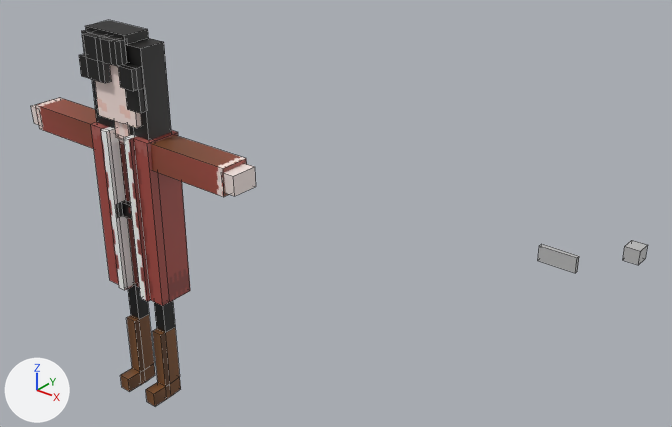
The FBX model Assets/Models/girl5.fbx, before and after one commit.
Rendered twice from a 50 mm camera at (0.1623, -0.1302, 0.0964) aimed at (0.0493, 0.0111, 0.0088). The lights are fixed; the arrows at lower left show +X, +Y and +Z. Mesh edges are drawn as thin lines. Where no turn or scale is listed for an object, it has been applied to the vertices.

Script lines for the objects in view, before the commit:
```python
ob_pcube12 = bpy.data.objects.new('pCube12', me_mesh_003)
ob_pcube12.parent = ob_group3
ob_pcube12.location = (2.981, 1.512, 0.0682)
ob_pcube12.rotation_euler = (0.0, 0.0, -3.142)  # degrees (0, 0, -180)
ob_pcube12.scale = (1.15, 0.929, 0.727)
ob_pcube14 = bpy.data.objects.new('pCube14', me_mesh_001)
ob_pcube14.location = (0.1081, -0.0055, 0.0249)
ob_pcube15 = bpy.data.objects.new('pCube15', me_mesh_002)
ob_pcube15.location = (0.1199, -0.0047, 0.0296)
ob_pcube17 = bpy.data.objects.new('pCube17', me_mesh_005)
ob_pcube17.parent = ob_group3
ob_pcube17.location = (-3.259, 1.765, 0.0682)
ob_pcube17.scale = (1.15, 0.929, 0.727)
ob_pcube3 = bpy.data.objects.new('pCube3', me_mesh_010)
ob_pcube3.location = (-0.0027, -0.0031, 0.0299)
ob_pcube4 = bpy.data.objects.new('pCube4', me_mesh_011)
ob_pcube4.location = (-0.0017, -0.0003, 0.0311)
ob_pcube5 = bpy.data.objects.new('pCube5', me_mesh_004)
ob_pcube5.location = (-0.0013, -0.0004, -0.0011)
ob_pcube7 = bpy.data.objects.new('pCube7', me_mesh_009)
ob_pcube7.location = (-0.005, -0.0017, -0.0361)
# also in view: 'pCube16' at (0.0048, -0.0044, -0.0361); 'pCube13' at (0.0323, -0.0008, 0.0163)
```
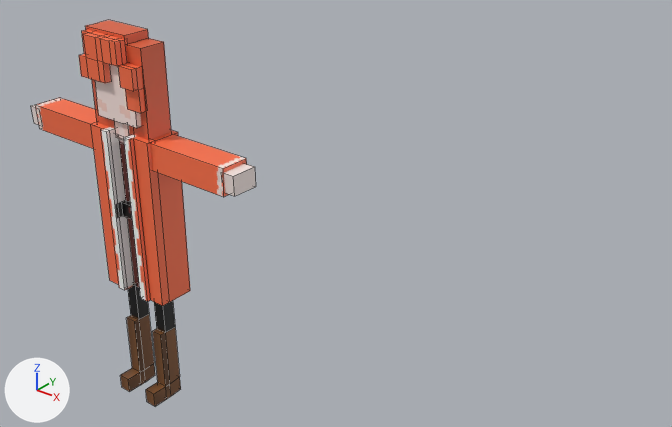
Commit message: change model of girls again

What differs and where, as boxes [x1, y1, x2, y2] in the pictures (672 x 427 px):
'pCube5', surface changed (brown to red): [91, 122, 190, 306] in both
'pCube3', surface changed (black to orange): [79, 30, 145, 136] in both
'pCube4', surface changed (black to red): [85, 20, 171, 140] in both
'pCube12', surface changed (brown to orange): [151, 135, 247, 197] in both
'pCube17', surface changed (brown to orange): [35, 98, 97, 149] in both
'pCube14', deleted: before [538, 244, 579, 273]
'pCube15', deleted: before [623, 240, 647, 265]

What changed in the scene script:
```text
Add img_girfriend1_hair1_png:
    img_girfriend1_hair1_png = load_image('girfriend1-hair1.png', '_unpacked/girfriend1-hair1.png', 1024, 1024, 'sRGB')
Add img_girlfriend1_arm12_png:
    img_girlfriend1_arm12_png = load_image('girlfriend1-arm12.png', '_unpacked/girlfriend1-arm12.png', 1024, 1024, 'sRGB')
Add img_girlfriend1_cloth12_png:
    img_girlfriend1_cloth12_png = load_image('girlfriend1-cloth12.png', '_unpacked/girlfriend1-cloth12.png', 1024, 1024, 'sRGB')
Add img_girlfriend_head12_png:
    img_girlfriend_head12_png = load_image('girlfriend-head12.png', '_unpacked/girlfriend-head12.png', 1024, 1024, 'sRGB')
Change mat_lambert2:
    mat_lambert2.texture: img_girfriend5_png -> img_girfriend1_hair1_png  # with its transparency
Change mat_lambert5:
    mat_lambert5.texture: img_girlfriend1_cloth2_png -> img_girlfriend1_cloth12_png  # with its transparency
Change mat_lambert7:
    mat_lambert7.texture: img_girlfriend1_arm2_png -> img_girlfriend1_arm12_png  # with its transparency
Change mat_lambert3:
    mat_lambert3.texture: img_girlfriend_head5_png -> img_girlfriend_head12_png  # with its transparency
Remove ob_pcube14:
    ob_pcube14 = bpy.data.objects.new('pCube14', me_mesh_001)
    ob_pcube14.location = (0.1081, -0.0055, 0.0249)
Remove ob_pcube15:
    ob_pcube15 = bpy.data.objects.new('pCube15', me_mesh_002)
    ob_pcube15.location = (0.1199, -0.0047, 0.0296)
```
